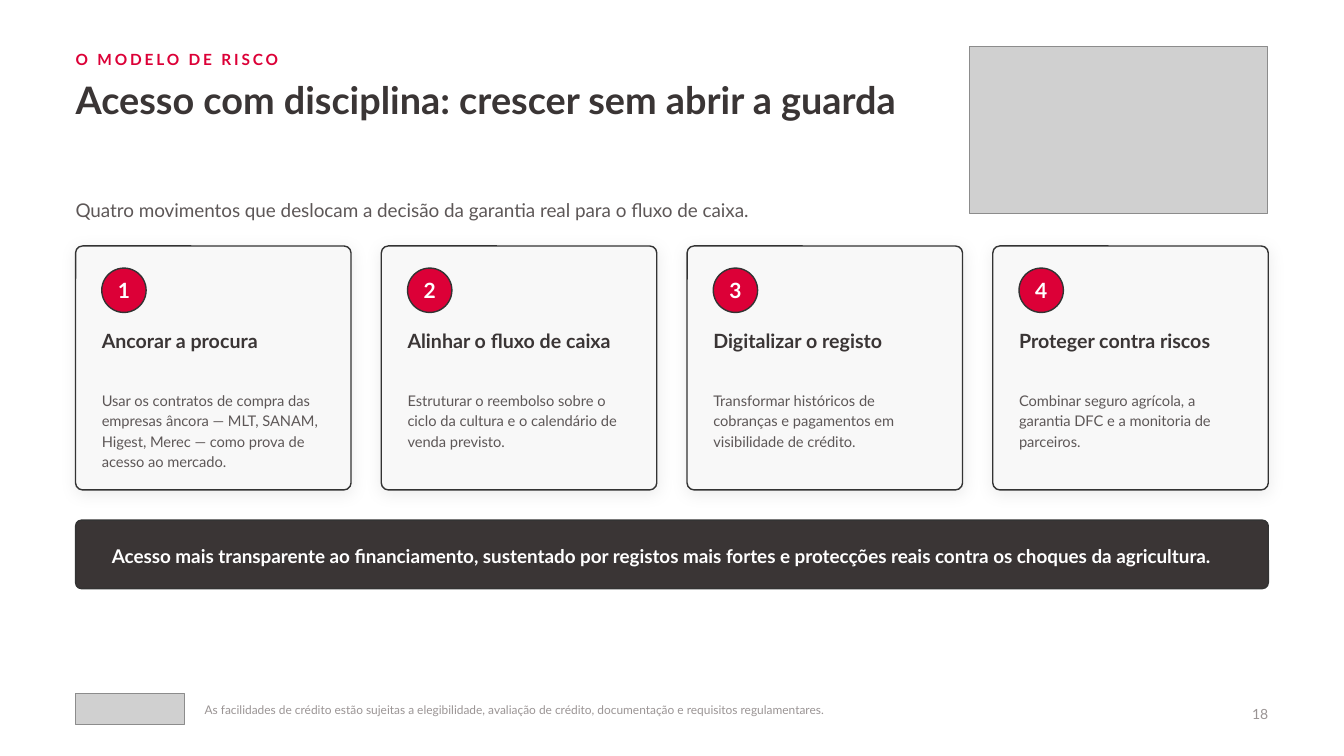
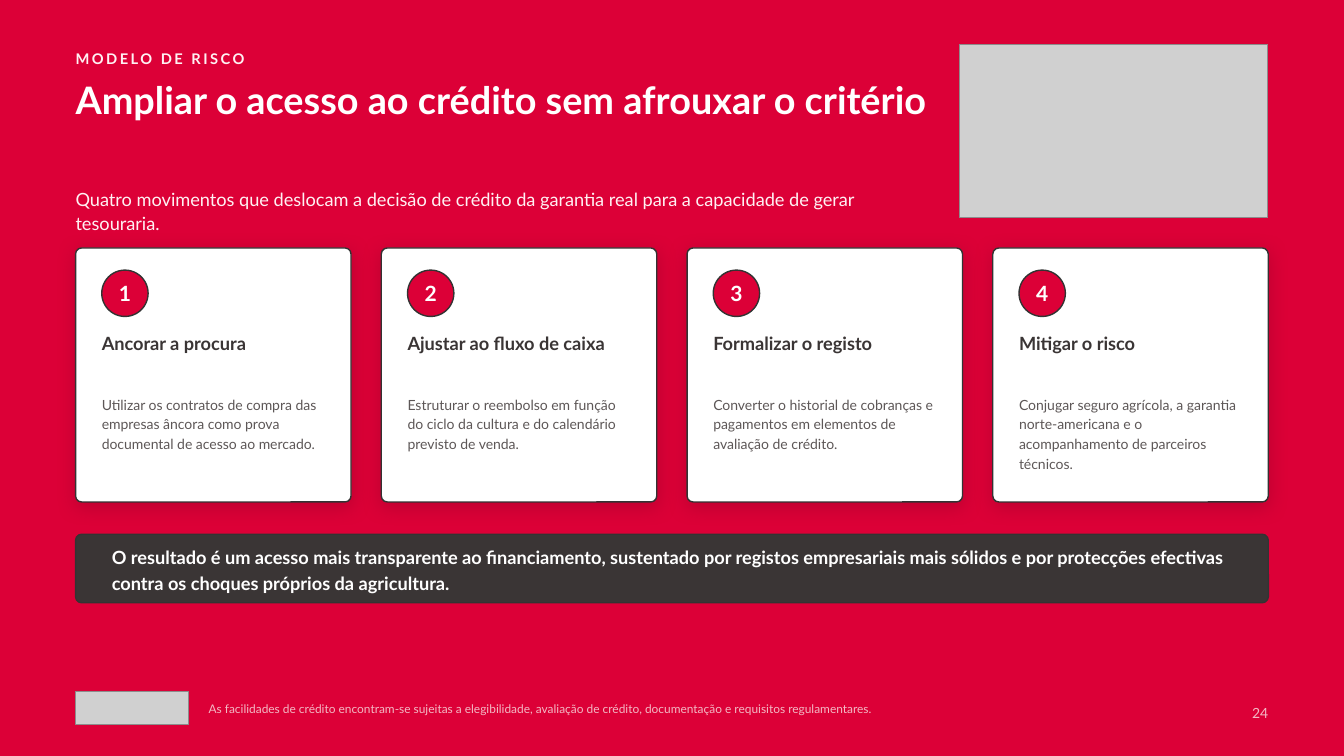
Before and after one commit to timoteomirolejr-hue/momo, a slide deck: slide 24 of cvp-agronegocios/CVP_Agronegocios_Absa_Mocambique_2026.pptx (slide 20 before the commit). Drawn at 1344x756 pixels with LibreOffice and Linux fonts; fonts in the diff are those of the drawing; grey boxes stand for pictures. Boxes give left, top, right and bottom in pixels: in the first picture for what was removed or moved away, otherwise in the second. Text is boxed around its words. In the diff, an @@ line names an element or a change of style, - is before the commit and + after.

```diff
--- a/cvp-agronegocios/CVP_Agronegocios_Absa_Mocambique_2026.pptx
+++ b/cvp-agronegocios/CVP_Agronegocios_Absa_Mocambique_2026.pptx
@@ background #FFFFFF to #DC0037 @@
@@ text at box(76, 53, 244, 64): text changed; size 11 to 10.5 pt; text colour #DC0037 to #FFF1F3 @@
-O MODELO DE RISCO
+MODELO DE RISCO
@@ picture: place and size @@
-picture at box(970, 46, 1268, 214)
+picture at box(960, 44, 1268, 218)
@@ text at box(76, 86, 926, 121): text changed; text colour #3A3535 to #FFFFFF @@
-Acesso com disciplina: crescer sem abrir a guarda
+Ampliar o acesso ao crédito sem afrouxar o critério
@@ text at box(76, 192, 855, 230): text changed; size 13.5 to 13 pt; text colour #5D5757 to #FFF1F3 @@
-Quatro movimentos que deslocam a decisão da garantia real para o fluxo de caixa.
+Quatro movimentos que deslocam a decisão de crédito da garantia real para a capacidade de gerar tesouraria.
@@ rounded rectangle: place and size @@
-rounded rectangle at box(76, 246, 351, 490)
+rounded rectangle at box(76, 248, 351, 502)
@@ rounded rectangle: place and size @@
-rounded rectangle at box(381, 246, 656, 490)
+rounded rectangle at box(381, 248, 656, 502)
@@ rounded rectangle: place and size @@
-rounded rectangle at box(688, 246, 963, 490)
+rounded rectangle at box(688, 248, 963, 502)
@@ fill #F8F8F8 to #FFFFFF; shadow changed; proportions changed in 4 elements at box(76, 248, 351, 502), box(381, 248, 656, 502), box(688, 248, 963, 502), box(993, 248, 1268, 502) @@
@@ rounded rectangle: place and size @@
-rounded rectangle at box(993, 246, 1268, 490)
+rounded rectangle at box(993, 248, 1268, 502)
@@ 4 ellipses: place and size @@
-4 ellipses at box(102, 268, 1064, 313)
+4 ellipses at box(102, 270, 1066, 317)
@@ text "Ancorar a procura" at box(102, 337, 246, 353): size 14 to 13 pt @@
@@ text at box(408, 336, 604, 354): text changed; size 14 to 13 pt @@
-Alinhar o fluxo de caixa
+Ajustar ao fluxo de caixa
@@ text at box(713, 336, 873, 354): text changed; size 14 to 13 pt @@
-Digitalizar o registo
+Formalizar o registo
@@ text removed at box(1019, 333, 1210, 352) @@
-Proteger contra riscos
@@ text added at box(1019, 336, 1135, 354), 13 pt, text #3A3535, bold @@
+Mitigar o risco
@@ text at box(102, 399, 317, 449): text changed; size 10.5 to 10 pt @@
-Usar os contratos de compra das empresas âncora — MLT, SANAM, Higest, Merec — como prova de acesso ao mercado.
+Utilizar os contratos de compra das empresas âncora como prova documental de acesso ao mercado.
@@ text at box(408, 399, 616, 452): text changed; size 10.5 to 10 pt @@
-Estruturar o reembolso sobre o ciclo da cultura e o calendário de venda previsto.
+Estruturar o reembolso em função do ciclo da cultura e do calendário previsto de venda.
@@ text at box(713, 399, 933, 452): text changed; size 10.5 to 10 pt @@
-Transformar históricos de cobranças e pagamentos em visibilidade de crédito.
+Converter o historial de cobranças e pagamentos em elementos de avaliação de crédito.
@@ text at box(1019, 400, 1236, 469): text changed; size 10.5 to 10 pt @@
-Combinar seguro agrícola, a garantia DFC e a monitoria de parceiros.
+Conjugar seguro agrícola, a garantia norte-americana e o acompanhamento de parceiros técnicos.
@@ rounded rectangle: place and size @@
-rounded rectangle at box(76, 520, 1268, 589)
+rounded rectangle at box(76, 534, 1268, 603)
@@ text at box(112, 550, 1223, 594): text changed; size 13.5 to 13 pt @@
-Acesso mais transparente ao financiamento, sustentado por registos mais fortes e protecções reais contra os choques da agricultura.
+O resultado é um acesso mais transparente ao financiamento, sustentado por registos empresariais mais sólidos e por protecções efectivas contra os choques próprios da agricultura.
@@ picture: place and size @@
-picture at box(76, 694, 185, 725)
+picture at box(76, 692, 189, 725)
@@ text at box(209, 704, 871, 715): text changed; text colour #9A9494 to #F3B9C4 @@
-As facilidades de crédito estão sujeitas a elegibilidade, avaliação de crédito, documentação e requisitos regulamentares.
+As facilidades de crédito encontram-se sujeitas a elegibilidade, avaliação de crédito, documentação e requisitos regulamentares.
@@ text at box(1252, 708, 1268, 718): text changed; text colour #9A9494 to #F3B9C4 @@
-18
+24
```
Also in this commit, not shown: 18 other slides changed, 7 slides added, 3 slides removed, 4 other files.
